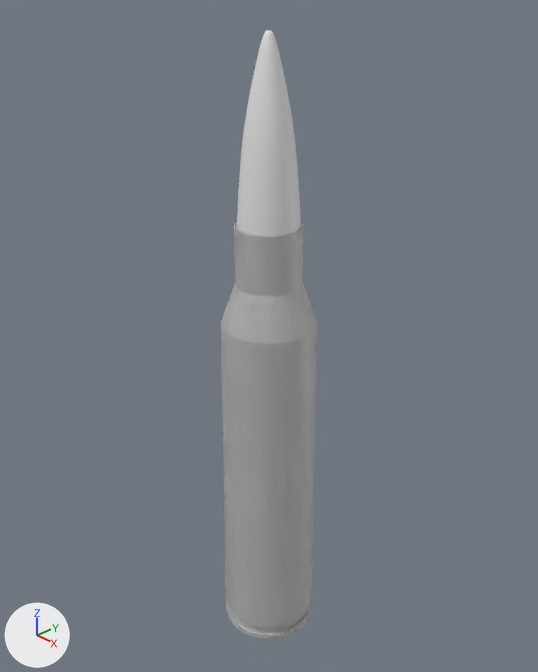
The Blender file -game-assets/-ammo/.338 Lapua Magnum/lapua.blend: old version first, new version second.
Rendered twice from a 50 mm lens placed at (0.0704, -0.0663, 0.0997), pointed at (-0.0017, 0.0016, 0.0516). The axes (+X, +Y, +Z) are drawn at lower left. The lights are the same throughout. The same objects are shown in both versions, whatever each file hides.

Script lines for the objects in view, before the commit:
```python
me_circle_001 = bpy.data.meshes.new('Circle.001')
me_circle_001.from_pydata(...)  # 514 vertices, 544 faces; spans x -0.0075..0.0075, y -0.0075..0.0075, z 0.0..0.0692
me_circle_001.polygons.foreach_set('use_smooth', [True] * 544)
me_circle_002 = bpy.data.meshes.new('Circle.002')
me_circle_002.from_pydata(...)  # 514 vertices, 544 faces; spans x -0.0075..0.0075, y -0.0075..0.0075, z 0.0..0.0692
me_circle_002.polygons.foreach_set('use_smooth', [True] * 544)
me_cylinder = bpy.data.meshes.new('Cylinder')
me_cylinder.from_pydata(...)  # 226 vertices, 256 faces; spans x -0.0043..0.0043, y -0.0043..0.0043, z -0.001..0.0243
me_cylinder.polygons.foreach_set('use_smooth', [True] * 256)
ob_highcasing = bpy.data.objects.new('-highCasing', me_circle_001)
ob_highcasing.location = (0.0, 0.0, 0.0)
_m = ob_highcasing.modifiers.new('Bevel', 'BEVEL')
_m.width = 0.0001
_m.width_pct = 0.0001
_m.segments = 3
_m.limit_method = 'WEIGHT'
_m = ob_highcasing.modifiers.new('Subdivision', 'SUBSURF')
_m.levels = 3
_m.render_levels = 4
ob_highprojectile = bpy.data.objects.new('-highProjectile', me_cylinder)
ob_highprojectile.location = (0.0, 0.0, 0.0692)
_m = ob_highprojectile.modifiers.new('Bevel', 'BEVEL')
_m.width = 0.0001
_m.width_pct = 0.0001
_m.segments = 3
_m.affect = 'VERTICES'
_m.limit_method = 'WEIGHT'
_m = ob_highprojectile.modifiers.new('Subdivision', 'SUBSURF')
_m.levels = 3
ob_lowcasing = bpy.data.objects.new('-lowCasing', me_circle_002)
ob_lowcasing.location = (0.0, 0.0, 0.0)
_m = ob_lowcasing.modifiers.new('Bevel', 'BEVEL')
_m.width = 0.0001
_m.width_pct = 0.0001
_m.segments = 3
_m.limit_method = 'WEIGHT'
_m = ob_lowcasing.modifiers.new('Subdivision', 'SUBSURF')
_m.levels = 3
_m.render_levels = 3
```
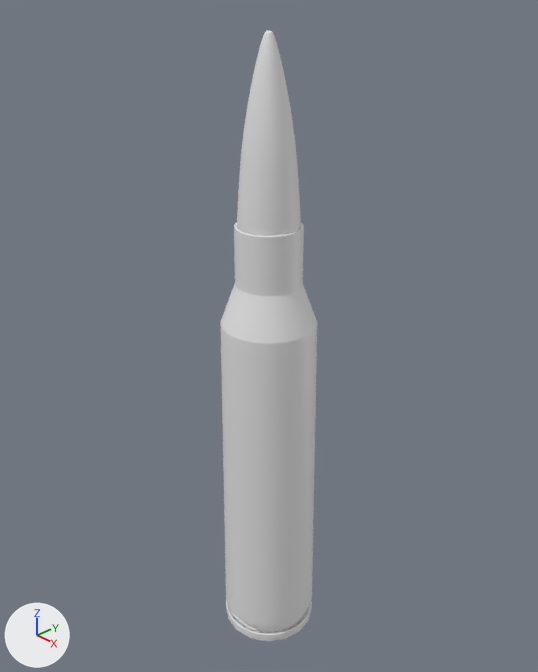
Patch to the scene script:
```diff
--- a/-game-assets/-ammo/.338 Lapua Magnum/lapua.blend.py
+++ b/-game-assets/-ammo/.338 Lapua Magnum/lapua.blend.py
@@ me_circle_002 @@
 # used by ob_lowcasing; location = (0.0, 0.0, 0.0)
-me_circle_002.from_pydata(...)  # 514 vertices, 544 faces; spans x -0.0075..0.0075, y -0.0075..0.0075, z 0.0..0.0692
+me_circle_002.from_pydata(...)  # 145 vertices, 145 faces; spans x -0.0075..0.0075, y -0.0075..0.0075, z 0.0..0.0692
+# me_circle_002 part 1: 401 vertices removed from x -0.0075..0.0075, y -0.0075..0.0075, z 0.0..0.0692; 32 vertices added at x -0.0075..0.0075, y -0.0075..0.0075, z 0.0..0.0618
@@ ob_lowcasing @@
 _m = ob_lowcasing.modifiers.new('Bevel', 'BEVEL')
 _m.width_pct = 0.0001
-_m.segments = 3
+_m.segments = 2
 _m.limit_method = 'WEIGHT'
 _m = ob_lowcasing.modifiers.new('Subdivision', 'SUBSURF')
-_m.levels = 3
-_m.render_levels = 3
+_m.subdivision_type = 'SIMPLE'
```

Where the change shows, as pixel boxes [x1, y1, x2, y2] in the pictures (538 x 672 px):
'-lowCasing', reshaped, modifiers changed (not visible before)
    after: [221, 229, 317, 641]
part 1 of me_circle_002, cut back
    after: [228, 606, 312, 641]
